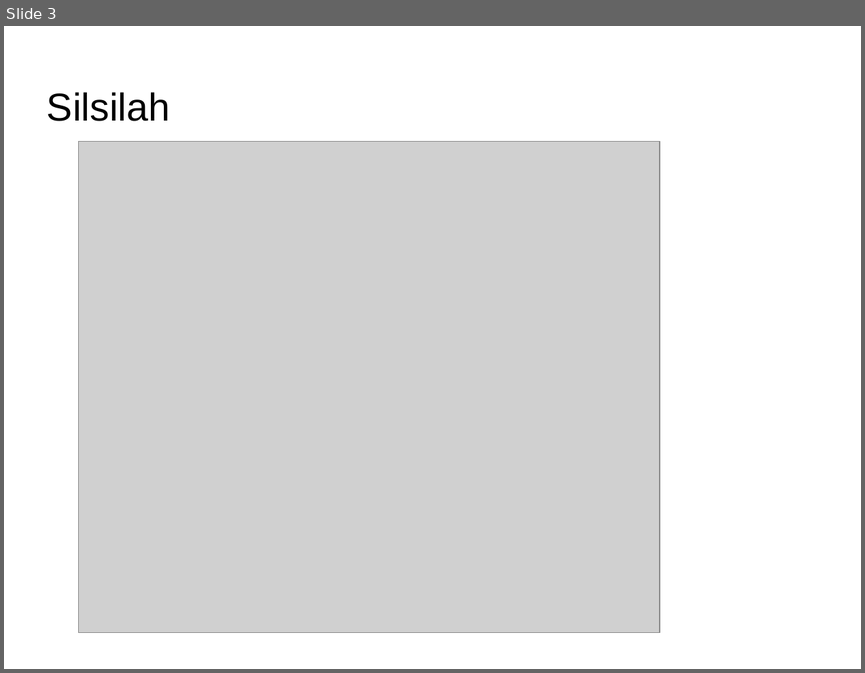
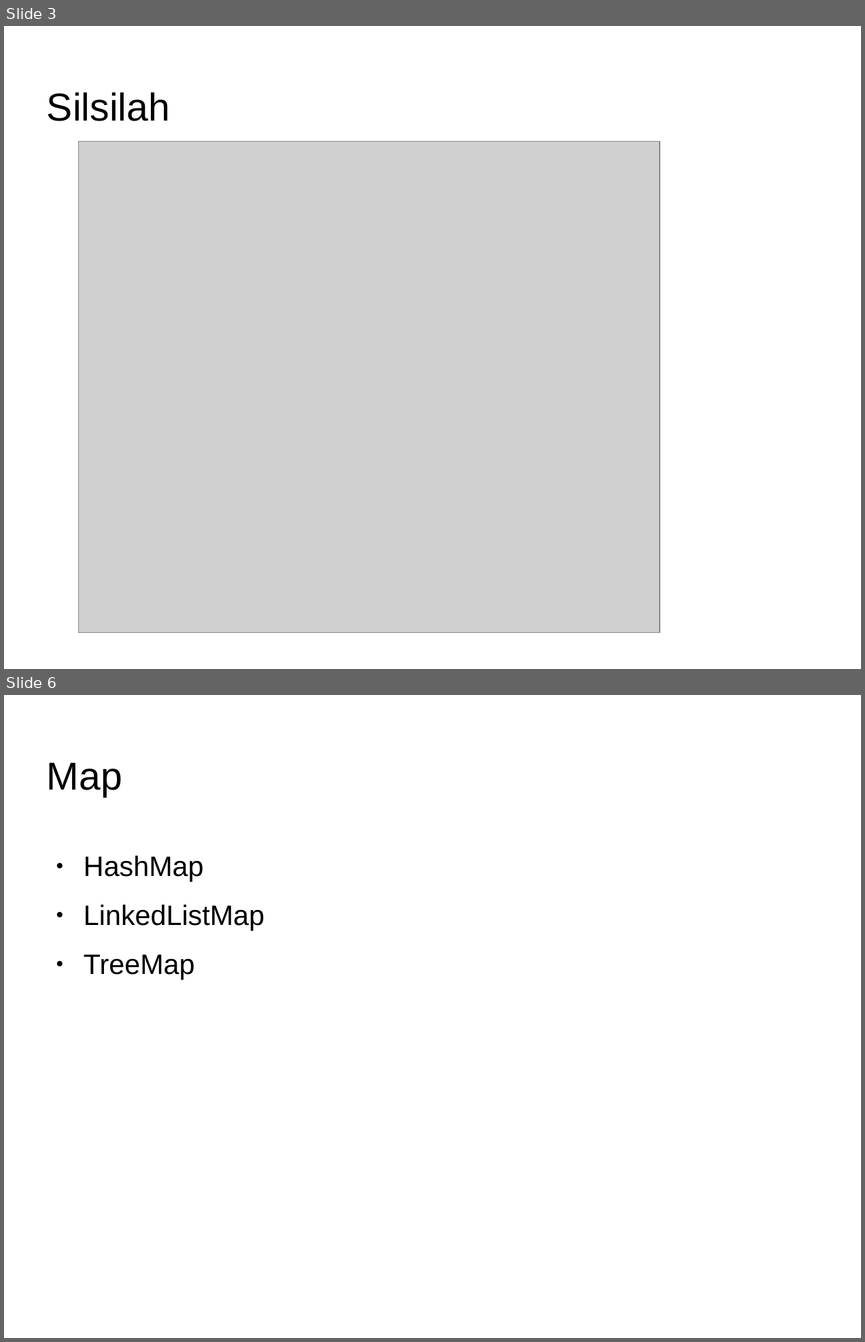
Before and after one commit to Dickyfathur7/pemrograman-komputer-2, a slide deck: collection/slide-collection.odp. Shown one above the other, each under a label of ours: slide 3 before the commit, slides 3 and 6 after it; the slides between them are not shown. The pictures are 865x673 and 865x1342 pixels, drawn with LibreOffice and Linux fonts; fonts in the diff are those of the drawing; grey boxes stand for pictures; background and template pictures are left out. Boxes give left, top, right and bottom in pixels: in the first picture for what was removed or moved away, otherwise in the second. Text is boxed around its words. In the diff, an @@ line names an element or a change of style, - is before the commit and + after.

```diff
--- a/collection/slide-collection.odp
+++ b/collection/slide-collection.odp
@@ slide 6 added at (4, 695, 861, 1338), background picture (left out) @@
@@ title added at (47, 762, 122, 797), 36 pt, text #000000 @@
+Map
@@ text added at (84, 855, 264, 979), 26 pt, text #000000 @@
+● HashMap
+● LinkedListMap
+● TreeMap
```
Also in this commit, not shown: 4 other slides added, 1 slide removed.
